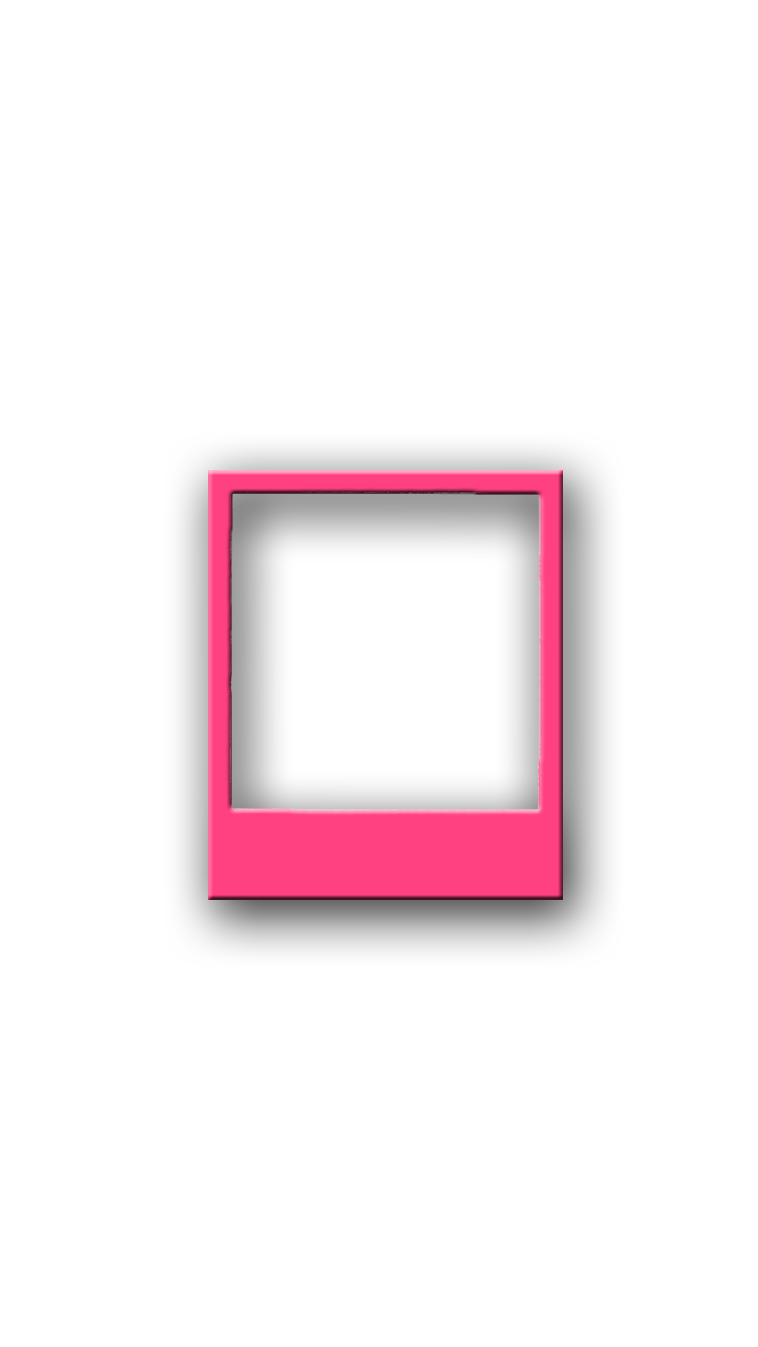
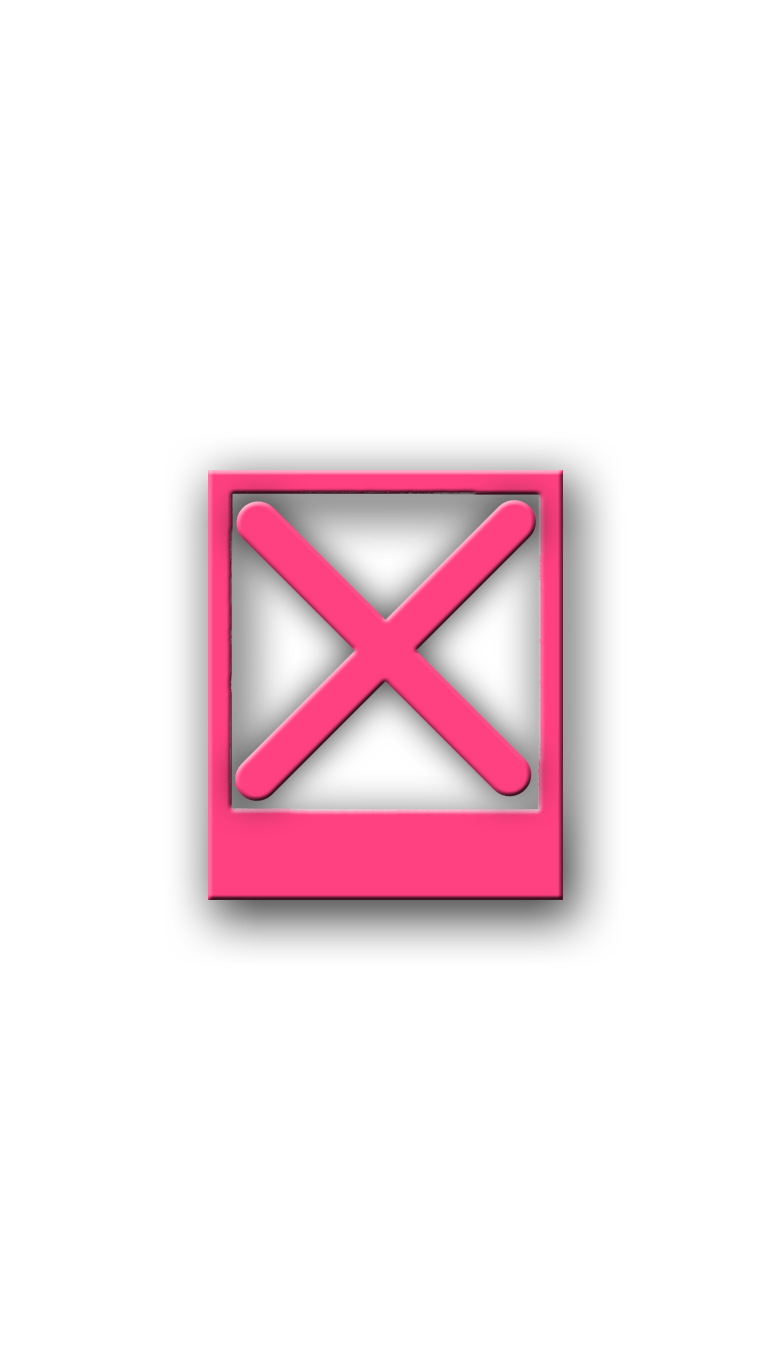
Two versions of the same layered image (758x1347). Layer-by-layer changes:
added layer "Layer 3" above "Layer 2" over [235, 500, 536, 801]
